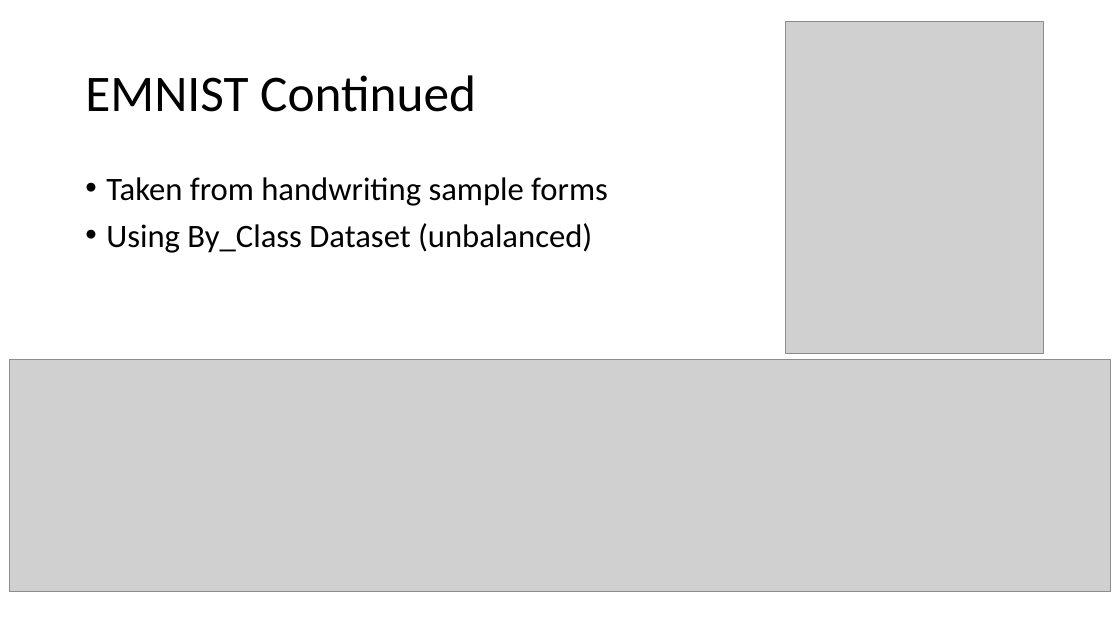
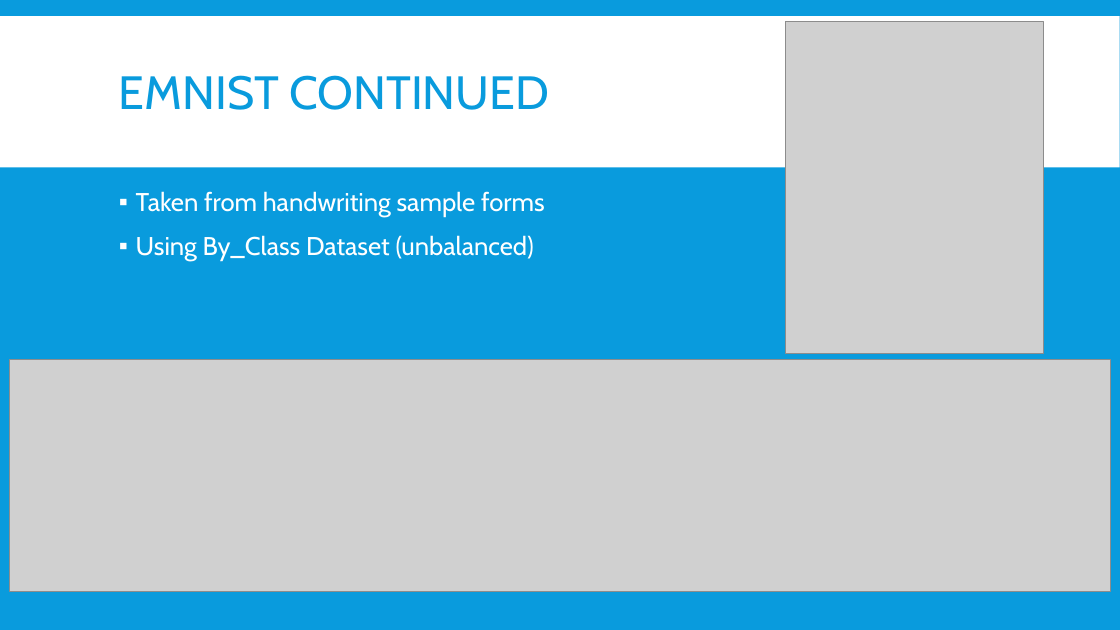
Before and after one commit to itispete/Final, a slide deck: slide 3 of Learning Handwriting using EMNIST.pptx. Drawn at 1120x630 pixels with LibreOffice and Linux fonts; fonts in the diff are those of the drawing; grey boxes stand for pictures. Boxes give left, top, right and bottom in pixels: in the first picture for what was removed or moved away, otherwise in the second. Text is boxed around its words. In the diff, an @@ line names an element or a change of style, - is before the commit and + after.

```diff
--- a/Learning Handwriting using EMNIST.pptx
+++ b/Learning Handwriting using EMNIST.pptx
@@ background #FFFFFF to #099BDD @@
@@ rectangle added at (0,16,1120,167), fill #FFFFFF @@
@@ title at (119,75,550,110): text changed; size 44 to 40 pt; font Calibri to Cabin; text colour #000000 to #099BDD @@
-EMNIST Continued
+EMNIST CONTINUED
@@ text "Taken from handwriting sample forms": place and size @@
-text "Taken from handwriting sample forms" at (106,177,608,253)
+text "Taken from handwriting sample forms" at (136,191,545,260)
@@ text "Taken from handwriting sample forms" at (136,191,545,260): size 28 to 22 pt, font Calibri to Cabin, text colour #000000 to #FFFFFF; bullet • to ▪; more space between paragraphs @@
```
Also in this commit, not shown: 6 other slides changed, 2 slides added.
